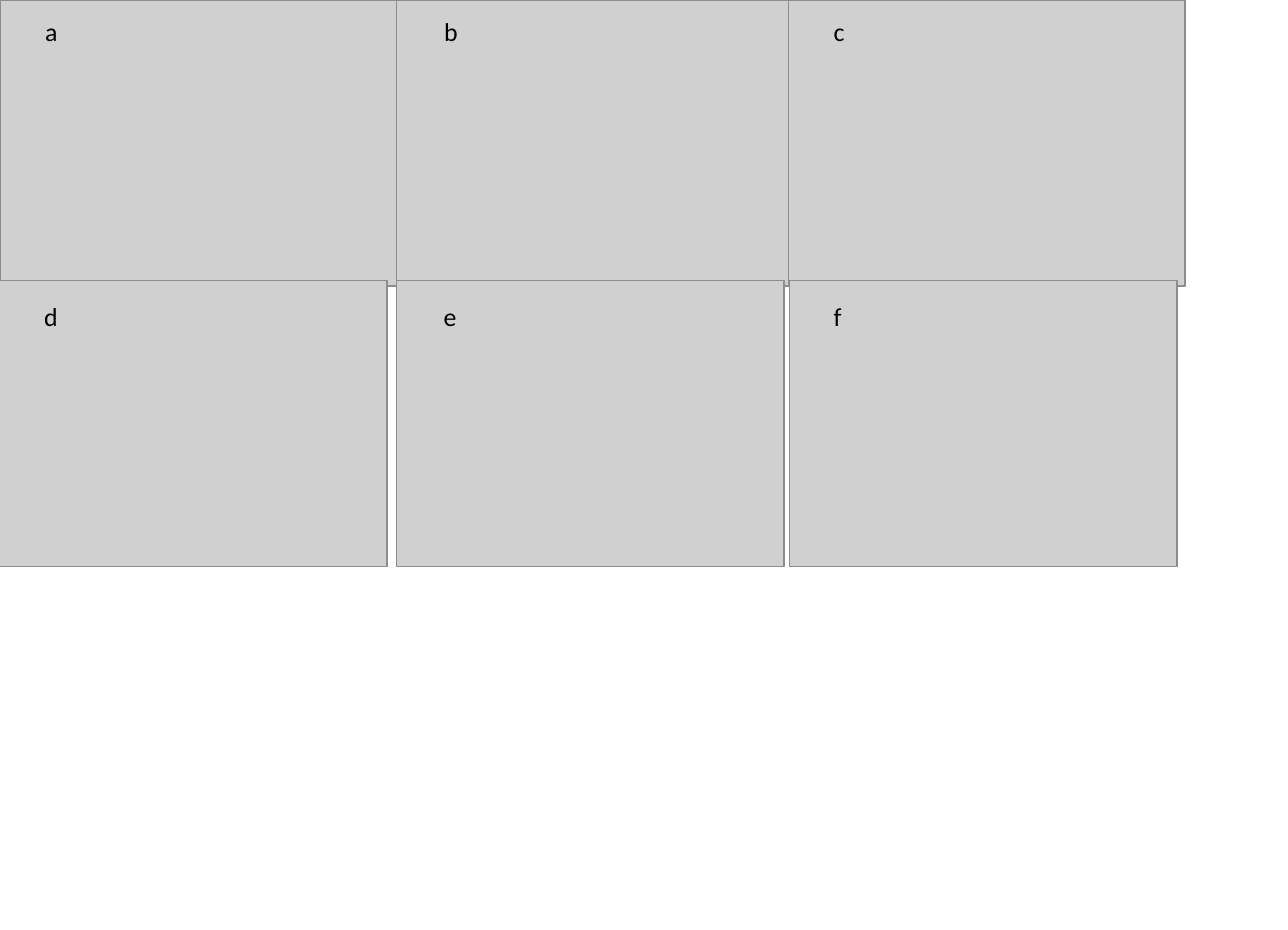
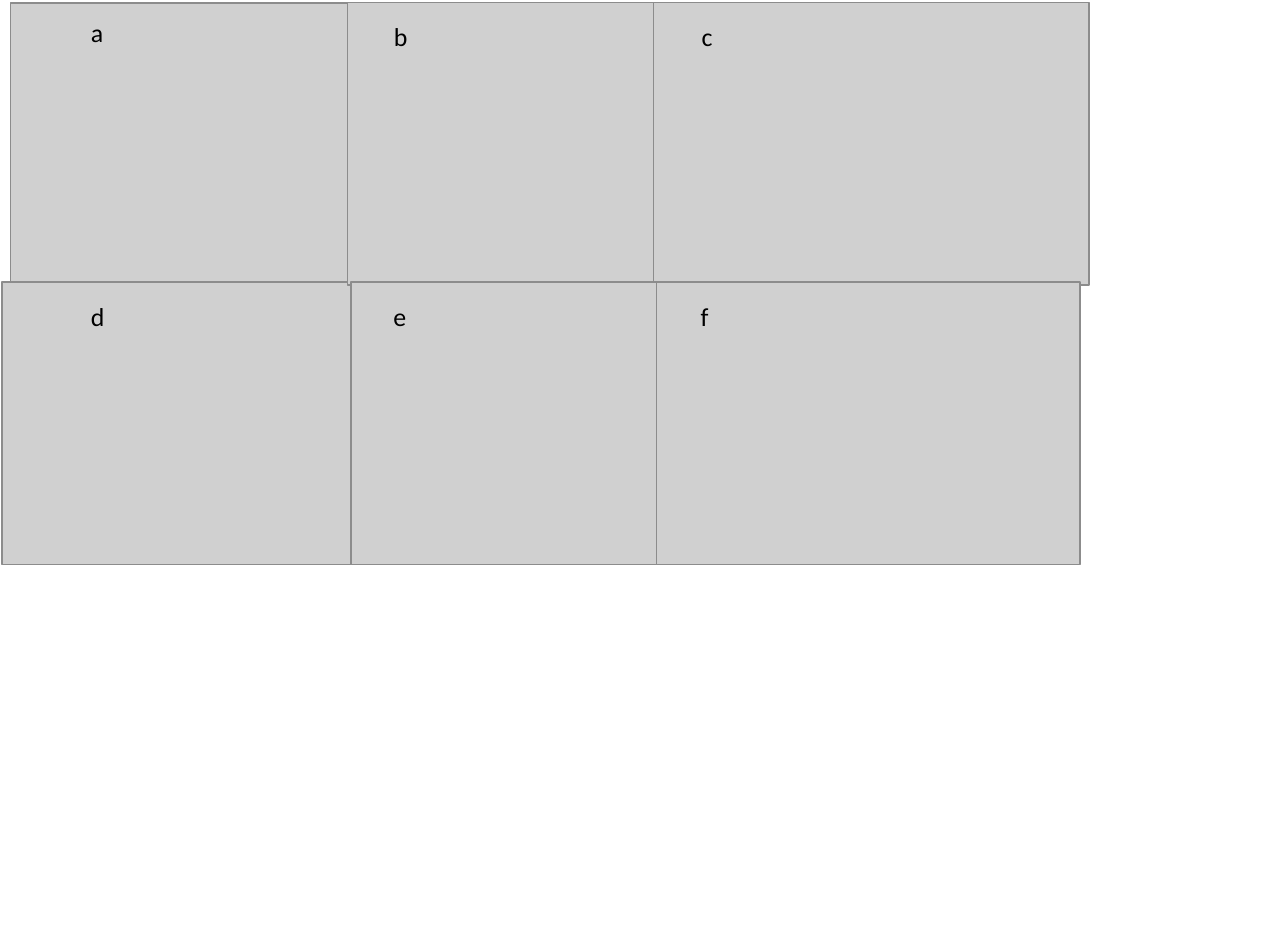
Before and after one commit to ChuckFinley/makani, a slide deck: slide 2 of analysis/figures/EnergyLandscapes.pptx. Drawn at 1288x930 pixels with LibreOffice and Linux fonts; fonts in the diff are those of the drawing; grey boxes stand for pictures. Boxes give left, top, right and bottom in pixels: in the first picture for what was removed or moved away, otherwise in the second. Text is boxed around its words. In the diff, an @@ line names an element or a change of style, - is before the commit and + after.

```diff
--- a/analysis/figures/EnergyLandscapes.pptx
+++ b/analysis/figures/EnergyLandscapes.pptx
@@ picture: place and size @@
-picture at [0,0,396,286]
+picture at [10,3,481,285]
@@ text "a": place and size @@
-text "a" at [45,28,57,41]
+text "a" at [91,29,103,42]
@@ picture: place and size @@
-picture at [396,0,793,286]
+picture at [348,3,790,285]
@@ text "b": place and size @@
-text "b" at [444,23,458,41]
+text "b" at [394,28,408,46]
@@ picture: place and size @@
-picture at [789,0,1185,286]
+picture at [654,3,1089,285]
@@ text "c": place and size @@
-text "c" at [834,28,845,41]
+text "c" at [702,33,713,46]
@@ picture: place and size @@
-picture at [0,280,386,567]
+picture at [1,282,472,564]
@@ text "d": place and size @@
-text "d" at [44,308,58,326]
+text "d" at [91,308,105,326]
@@ picture: place and size @@
-picture at [396,280,784,567]
+picture at [351,282,776,564]
@@ text "e": place and size @@
-text "e" at [444,313,457,326]
+text "e" at [393,313,406,326]
@@ picture: place and size @@
-picture at [790,280,1178,567]
+picture at [657,282,1080,564]
@@ text "f": place and size @@
-text "f" at [834,308,842,326]
+text "f" at [701,308,709,326]
```
Also in this commit, not shown: 1 other slide changed, 21 other files.
